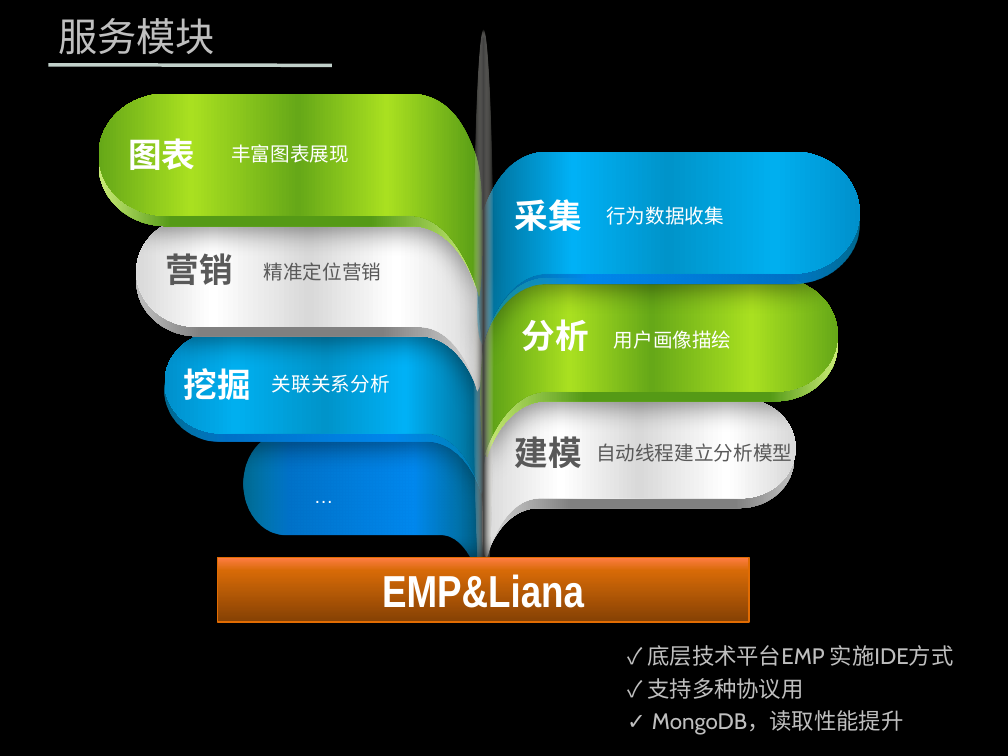
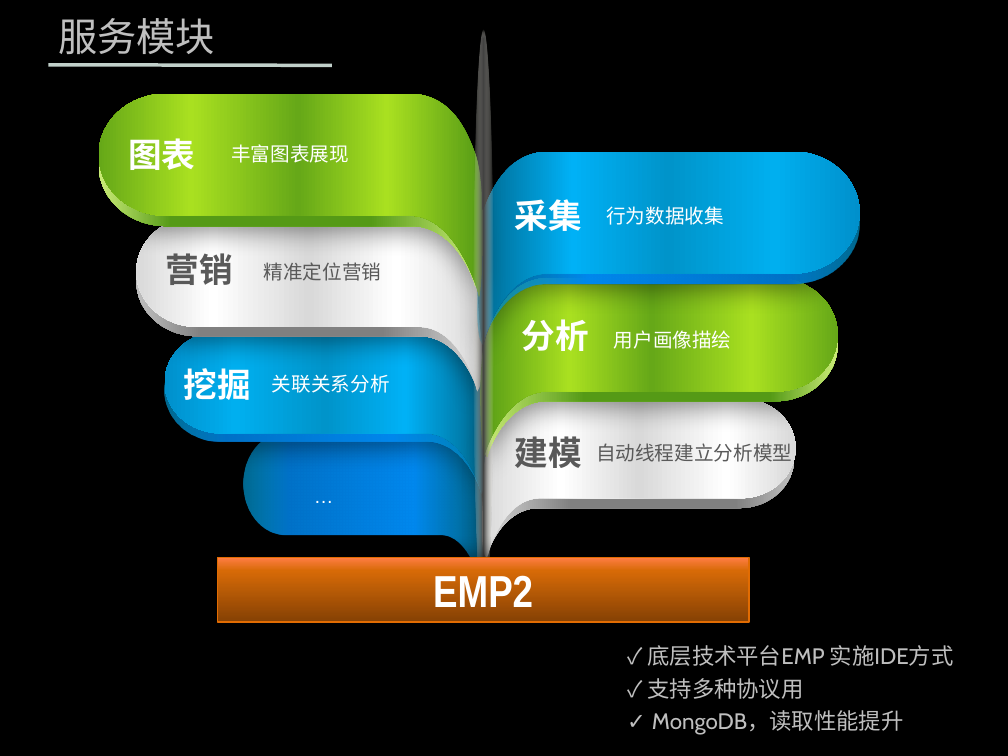
Before and after one commit to zhenghong/UBP, a slide deck: slide 11 of 营销.pptx. Drawn at 1008x756 pixels with LibreOffice and Linux fonts; fonts in the diff are those of the drawing; background and template pictures are left out. Boxes give left, top, right and bottom in pixels: in the first picture for what was removed or moved away, otherwise in the second. Text is boxed around its words. In the diff, an @@ line names an element or a change of style, - is before the commit and + after.

```diff
--- a/营销.pptx
+++ b/营销.pptx
@@ text in rectangle at box(433, 575, 533, 616): text changed @@
-EMP&Liana
+EMP2
```
Also in this commit, not shown: 1 other slide changed.
